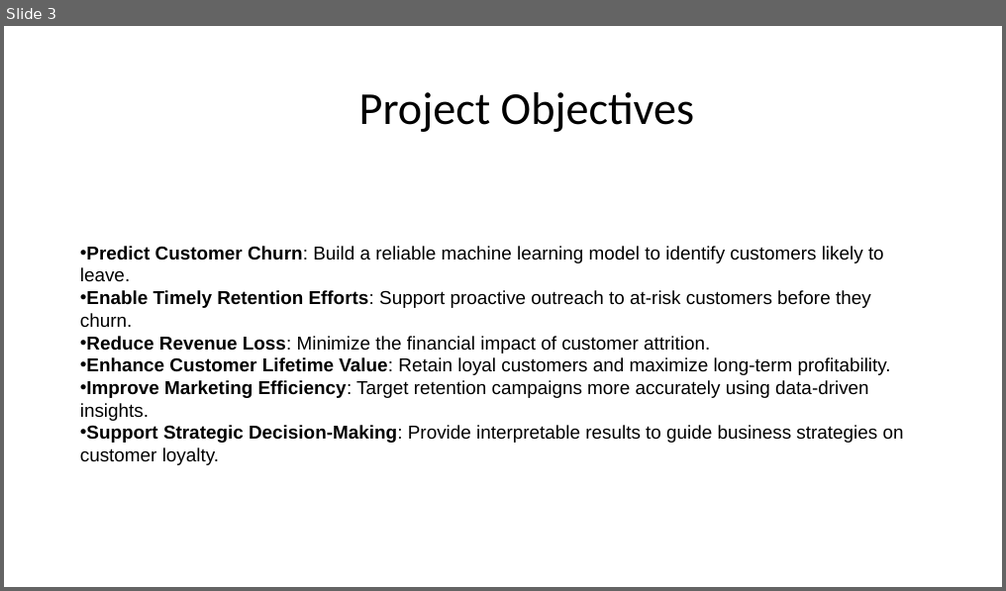
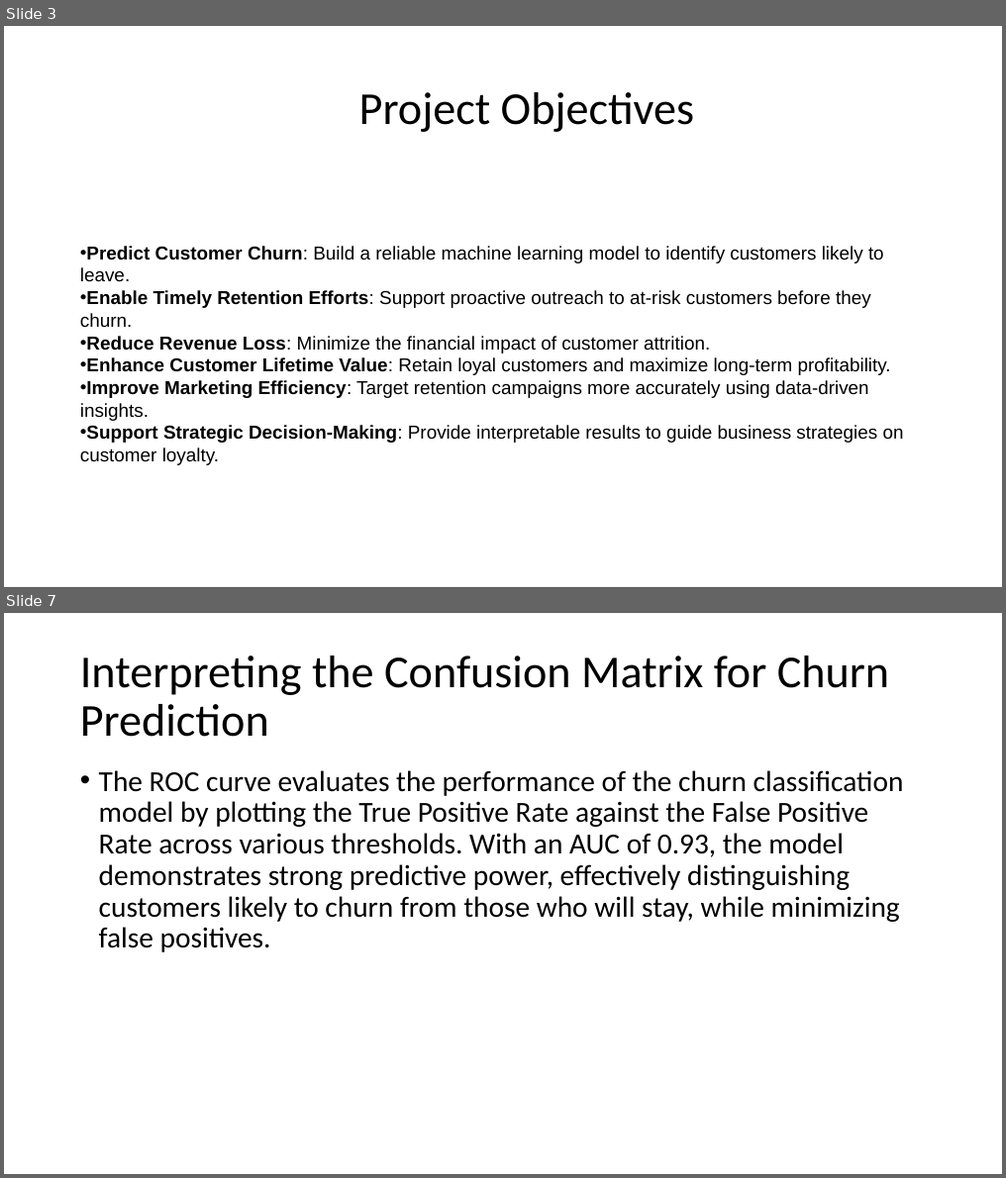
Before and after one commit to KabiraKabira7/customer_churn_modelling_phase_3_project, a slide deck: presentation.pdf.pptx. Shown one above the other, each under a label of ours: slide 3 before the commit, slides 3 and 7 after it; the slides between them are not shown. The pictures are 1006x591 and 1006x1178 pixels, drawn with LibreOffice and Linux fonts; fonts in the diff are those of the drawing. Boxes give left, top, right and bottom in pixels: in the first picture for what was removed or moved away, otherwise in the second. Text is boxed around its words. In the diff, an @@ line names an element or a change of style, - is before the commit and + after.

Commit message:
presentation

```diff
--- a/presentation.pdf.pptx
+++ b/presentation.pdf.pptx
@@ slide 7 added at (4,613,1002,1174), background #FFFFFF @@
@@ title added at (80,656,889,737), 44 pt, text #000000 @@
+Interpreting the Confusion Matrix for Churn Prediction
@@ text added at (99,770,904,953), 28 pt, text #000000 @@
+• The ROC curve evaluates the performance of the churn classification model by plotting the True Positive Rate against the False Positive Rate across various thresholds. With an AUC of 0.93, the model demonstrates strong predictive power, effectively distinguishing customers likely to churn from those who will stay, while minimizing false positives.
```
Also in this commit, not shown: 3 other slides added.
